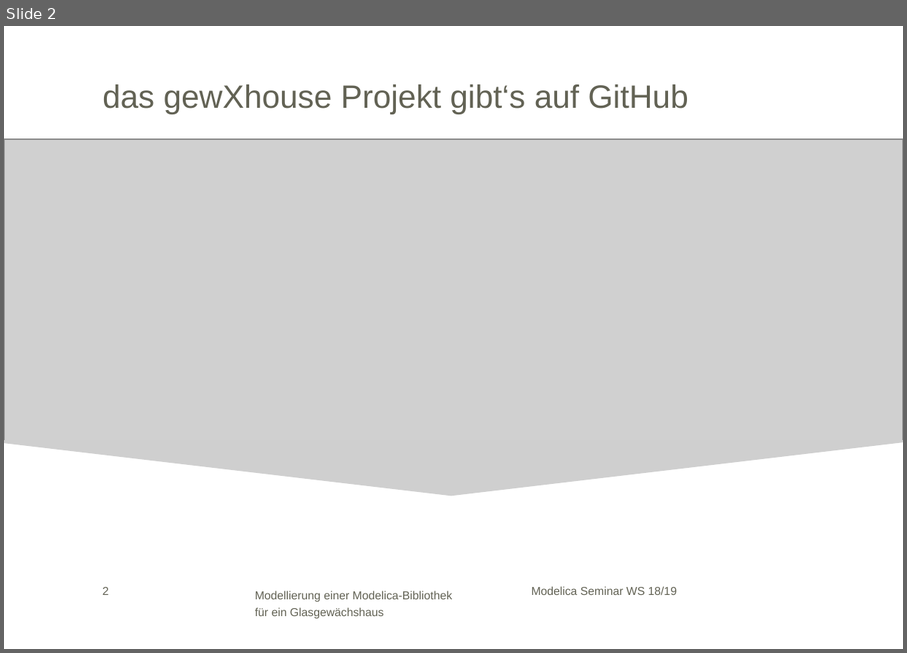
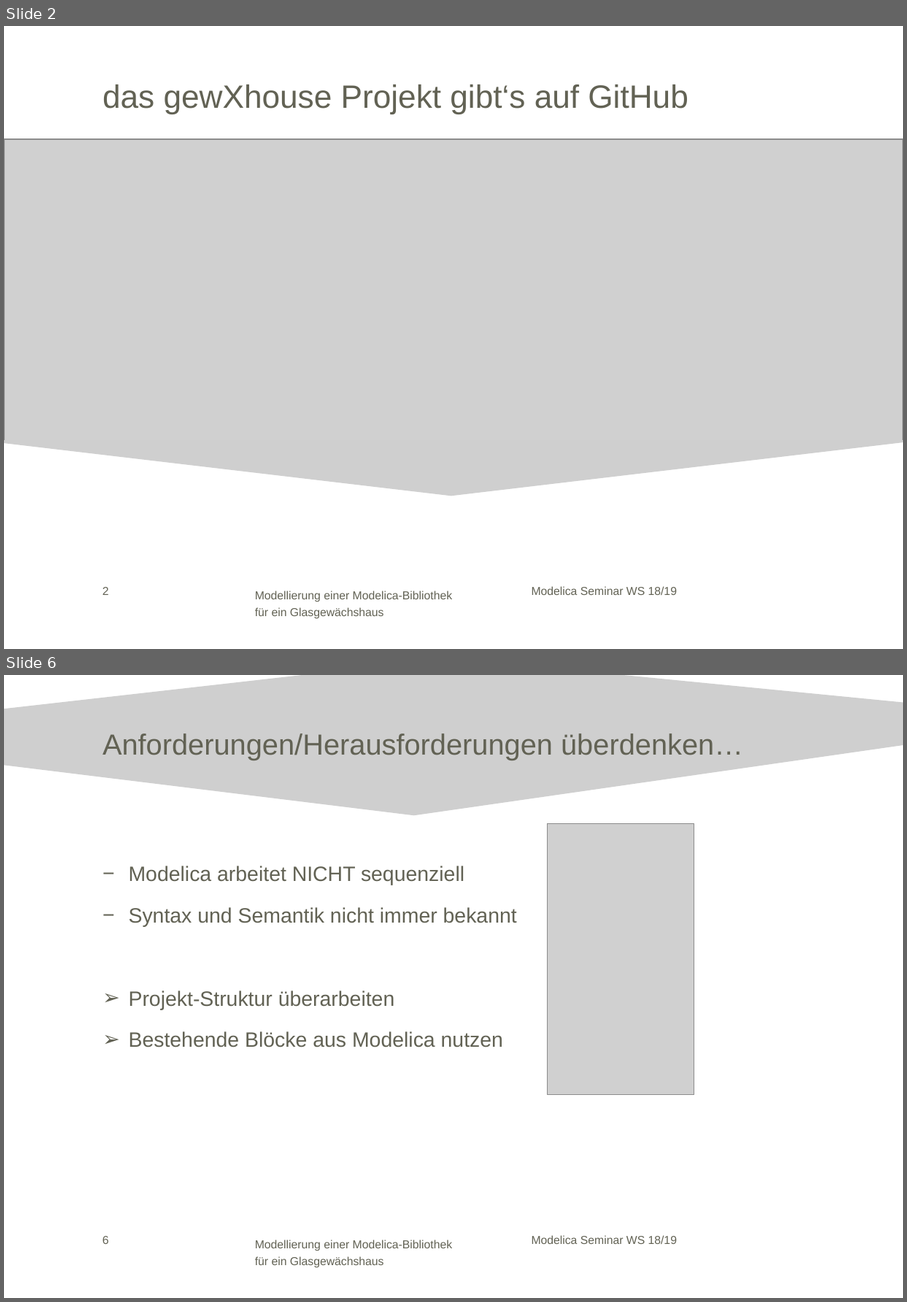
Before and after one commit to HeikoBielik/gewXhouse, a slide deck: Modelica WS 18_19_V3_edited_by_harry.pptx. Shown one above the other, each under a label of ours: slide 2 before the commit, slides 2 and 6 after it; the slides between them are not shown. The pictures are 907x653 and 907x1302 pixels, drawn with LibreOffice and Linux fonts; fonts in the diff are those of the drawing; grey boxes stand for pictures; background and template pictures are left out. Boxes give left, top, right and bottom in pixels: in the first picture for what was removed or moved away, otherwise in the second. Text is boxed around its words. In the diff, an @@ line names an element or a change of style, - is before the commit and + after.

```diff
--- a/Modelica WS 18_19_V3_edited_by_harry.pptx
+++ b/Modelica WS 18_19_V3_edited_by_harry.pptx
@@ slide 6 added at [4,675,903,1298], background #FFFFFF; not listed: 3 template elements that a slide beside it also shows @@
@@ freeform shape added at [4,675,903,815], fill #CFCFCF @@
@@ title added at [103,733,743,760], 25.2 pt, text #626254 @@
+Anforderungen/Herausforderungen überdenken…
@@ picture added at [547,824,694,1094] @@
@@ text added at [129,866,517,1047], 18 pt, text #626254 @@
+− Modelica arbeitet NICHT sequenziell
+− Syntax und Semantik nicht immer bekannt
+➢ Projekt-Struktur überarbeiten
+➢ Bestehende Blöcke aus Modelica nutzen
```
Also in this commit, not shown: 4 slides changed, 2 other slides added, 4 slides removed.
